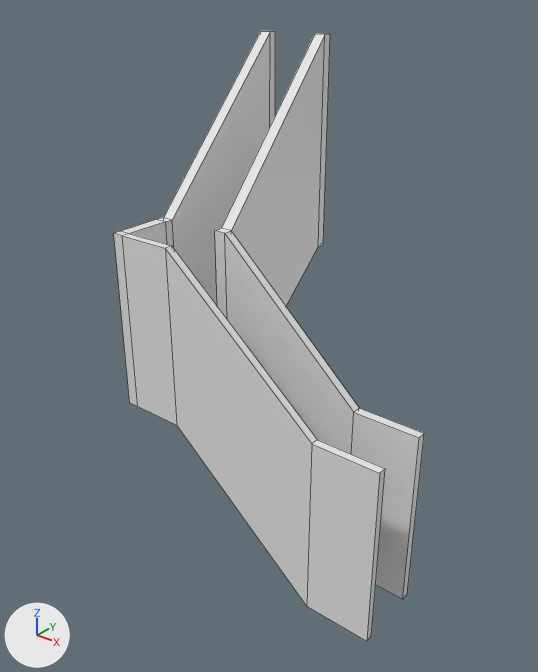
Two versions of the FBX model cookies/Assets/Models/Housing/altar_staircase_walls.FBX, one commit apart.
Before and after are seen from a camera (50 mm lens) standing at (5.08, -7.24, 3.92) and looking at (-0.35, -0.46, -0.28). Arrows for +X, +Y and +Z are at lower left; the lights stay in place. Mesh edges are drawn as thin lines. Materials are left out; every surface is plain grey. Where no turn or scale is listed for an object, it has been applied to the vertices.

The scene before the commit, as lines of its bpy script (objects in view):
```python
me_mesh = bpy.data.meshes.new('Mesh')
me_mesh.from_pydata(...)  # 60 vertices, 56 faces; spans x -1.97..1.97, y -1.51..1.51, z -3.22..3.22
me_mesh.materials.append(mat_material__549)
# before: 28 (-1.97, 1.39, 3.22) at pixel (260, 31), 30 (-1.97, 1.51, 3.22) at pixel (266, 30)
ob_altar_staircase_walls = bpy.data.objects.new('altar_staircase_walls', me_mesh)
ob_altar_staircase_walls.location = (0.0, 0.0, 0.0)
```
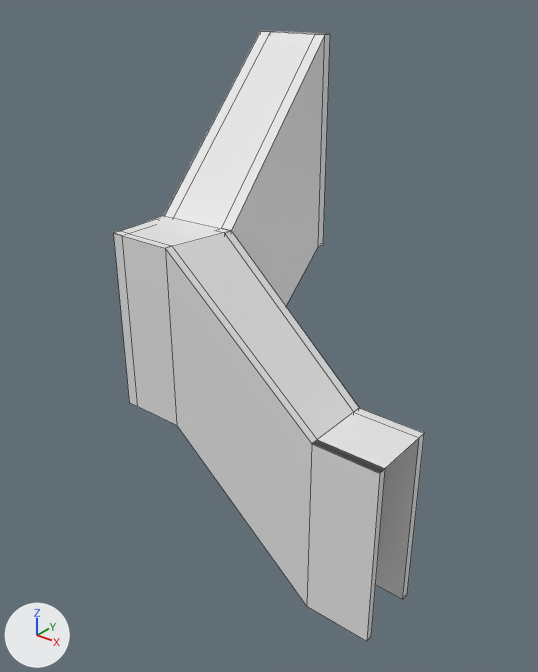
Pixel boxes [x1, y1, x2, y2] of what changed, in the pictures (538 x 672 px):
```json
{"part": 1, "of": "me_mesh", "change": "added", "after": [115, 30, 424, 473]}
```

Edits to the scene script, one JSON object a line:
```json
{"block": "me_mesh", "where": "me_mesh.from_pydata(...)  # 60 vertices, 56 faces; spans x -1.97..1.97, y -1.51..1.51, z -3.22..3.22"}
{"block": "me_mesh", "where": "# used by ob_altar_staircase_walls; location = (0.0, 0.0, 0.0)"}
{"block": "me_mesh", "where": "# verts and faces of me_mesh; kept vertices keep their numbers, new ones are numbered from 60"}
{"block": "me_mesh", "change": "me_mesh part 1"}
{"op": "add", "block": "me_mesh", "code": "verts[60] = (-0.9, 1.39, 3.22)  # pixel (324, 34)"}
{"op": "add", "block": "me_mesh", "code": "verts[61] = (-0.9, 1.51, 3.22)  # pixel (330, 34)"}
{"op": "add", "block": "me_mesh", "code": "verts[62] = (-1.97, -0.65, 1.06)  # pixel (163, 215)"}
{"op": "add", "block": "me_mesh", "code": "verts[63] = (-0.9, -0.53, 1.04)  # pixel (231, 230)"}
{"op": "add", "block": "me_mesh", "code": "verts[64] = (-1.97, -1.51, 1.04)  # pixel (113, 233)"}
{"op": "add", "block": "me_mesh", "code": "verts[65] = (-1.06, -1.51, 1.04)  # pixel (165, 248)"}
{"op": "add", "block": "me_mesh", "code": "verts[66] = (1.1, -0.53, -0.78)  # pixel (359, 407)"}
{"op": "add", "block": "me_mesh", "code": "verts[67] = (1.1, -1.51, -0.78)  # pixel (311, 443)"}
{"op": "add", "block": "me_mesh", "code": "verts[68] = (1.97, -0.53, -0.78)  # pixel (424, 433)"}
{"op": "add", "block": "me_mesh", "code": "verts[69] = (1.97, -1.51, -0.78)  # pixel (379, 473)"}
{"op": "add", "block": "me_mesh", "code": "faces += [(28, 30, 61, 60), (28, 60, 63, 62), (62, 63, 65, 64), (63, 66, 67, 65), (66, 68, 69, 67)]"}
```
